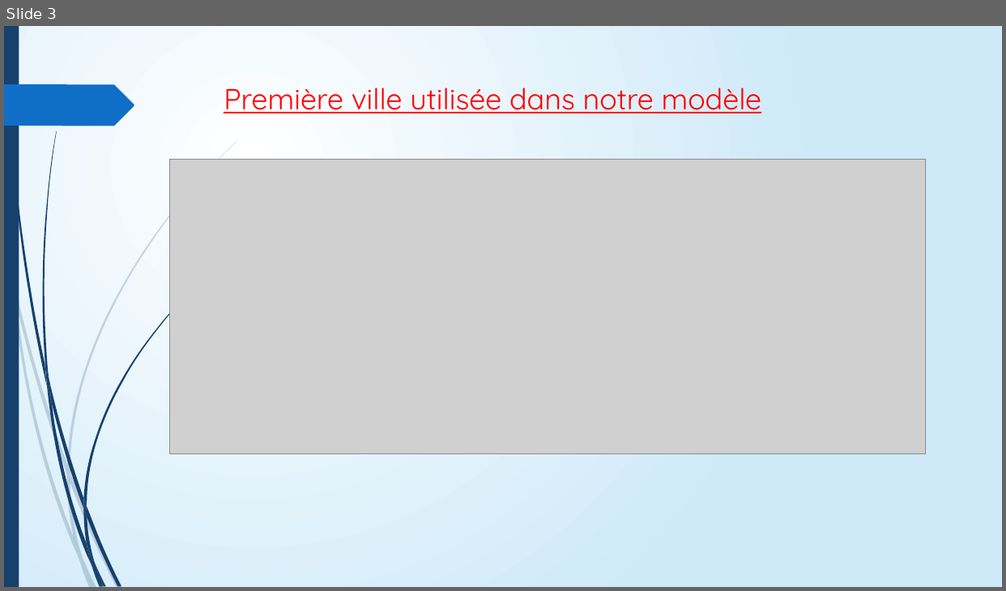
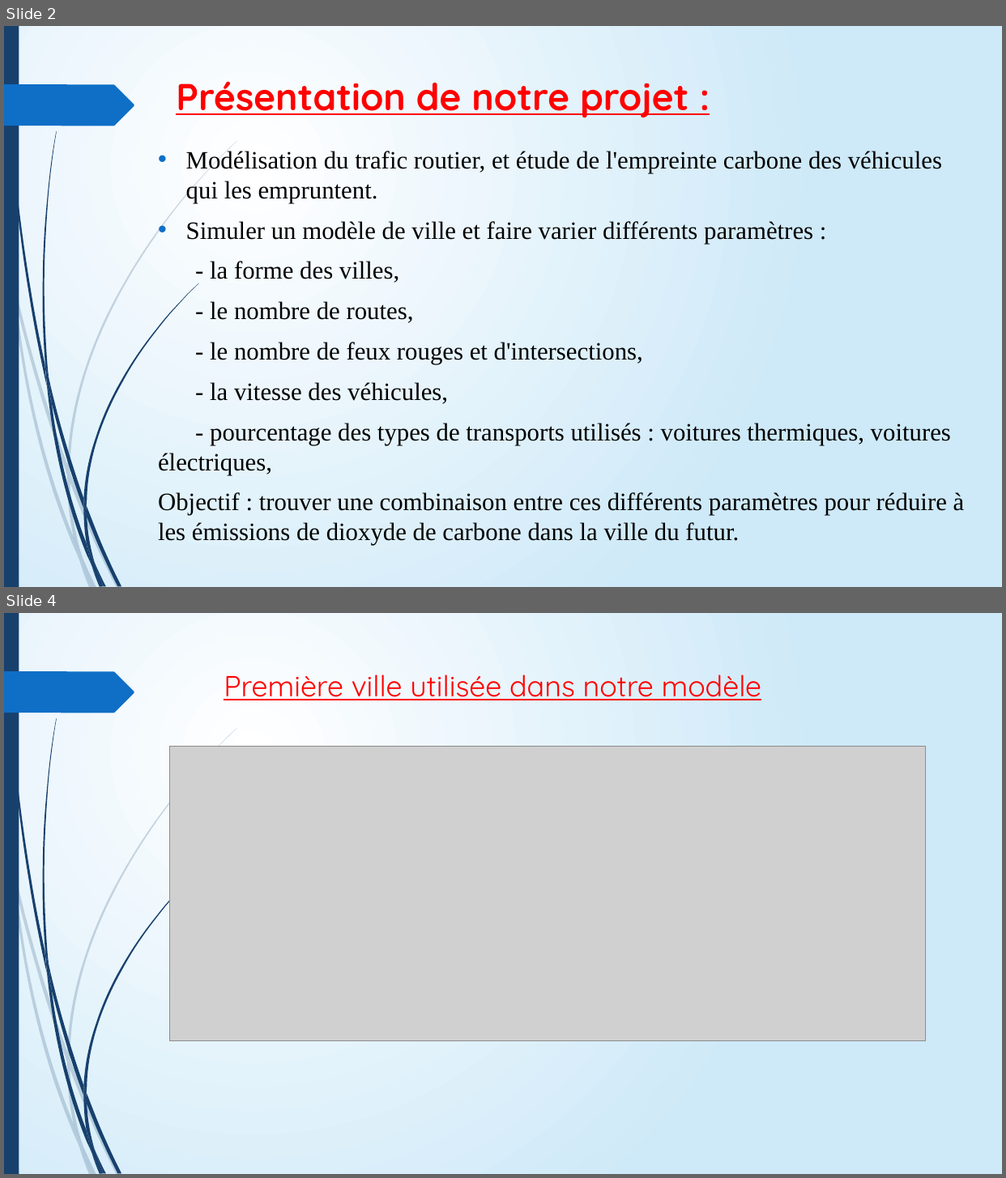
Before and after one commit to ARE-DYNAMIC-2021-2022-G1/roadTraffic, a slide deck: ROAD TRAFFIC SIMULATION.pptx. Shown one above the other, each under a label of ours: slide 3 before the commit, slides 2 and 4 after it; the slides between them are not shown. The pictures are 1006x591 and 1006x1178 pixels, drawn with LibreOffice and Linux fonts; fonts in the diff are those of the drawing; grey boxes stand for pictures. Boxes give left, top, right and bottom in pixels: in the first picture for what was removed or moved away, otherwise in the second. Text is boxed around its words. In the diff, an @@ line names an element or a change of style, - is before the commit and + after.

```diff
--- a/ROAD TRAFFIC SIMULATION.pptx
+++ b/ROAD TRAFFIC SIMULATION.pptx
@@ slide 2 added at <box>4,26,1002,587</box>, background gradient #FFFFFF to #CEEAF9; not listed: 24 template elements that a slide beside it also shows @@
@@ title added at <box>176,81,689,118</box>, 36 pt, text #FF0000, bold, underline @@
+Présentation de notre projet :
@@ text added at <box>158,151,965,545</box>, 24 pt, text #000000 @@
+• Modélisation du trafic routier, et étude de l'empreinte carbone des véhicules qui les empruntent.
+• Simuler un modèle de ville et faire varier différents paramètres :
+- la forme des villes,
+- le nombre de routes,
+- le nombre de feux rouges et d'intersections,
+- la vitesse des véhicules,
+- pourcentage des types de transports utilisés : voitures thermiques, voitures électriques,
+Objectif : trouver une combinaison entre ces différents paramètres pour réduire à les émissions de dioxyde de carbone dans la ville du futur.
@@ what was slide 3 is now slide 4 @@
```
Also in this commit, not shown: 3 slides changed, 4 other slides added, 3 slides removed.
